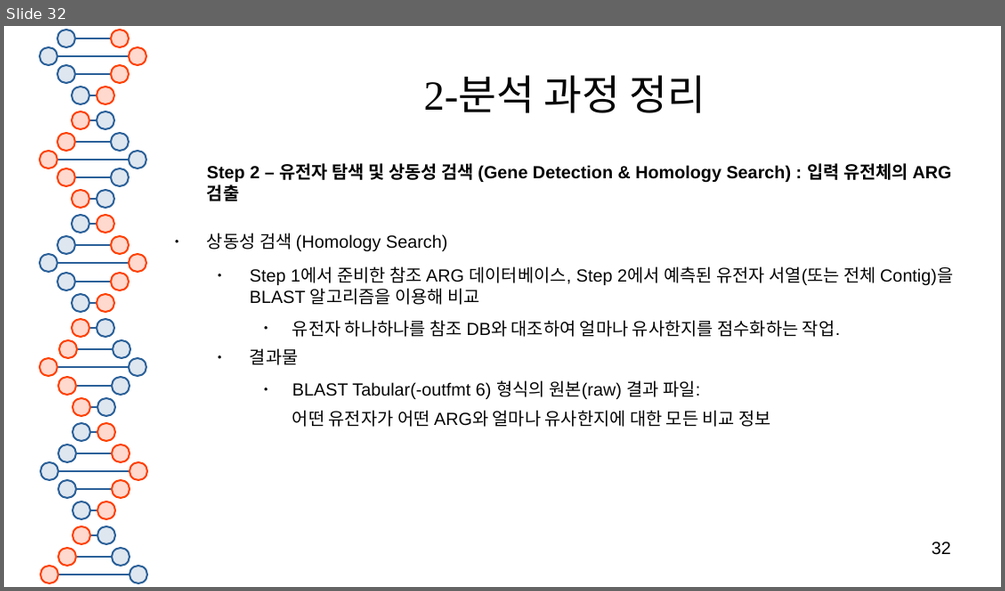
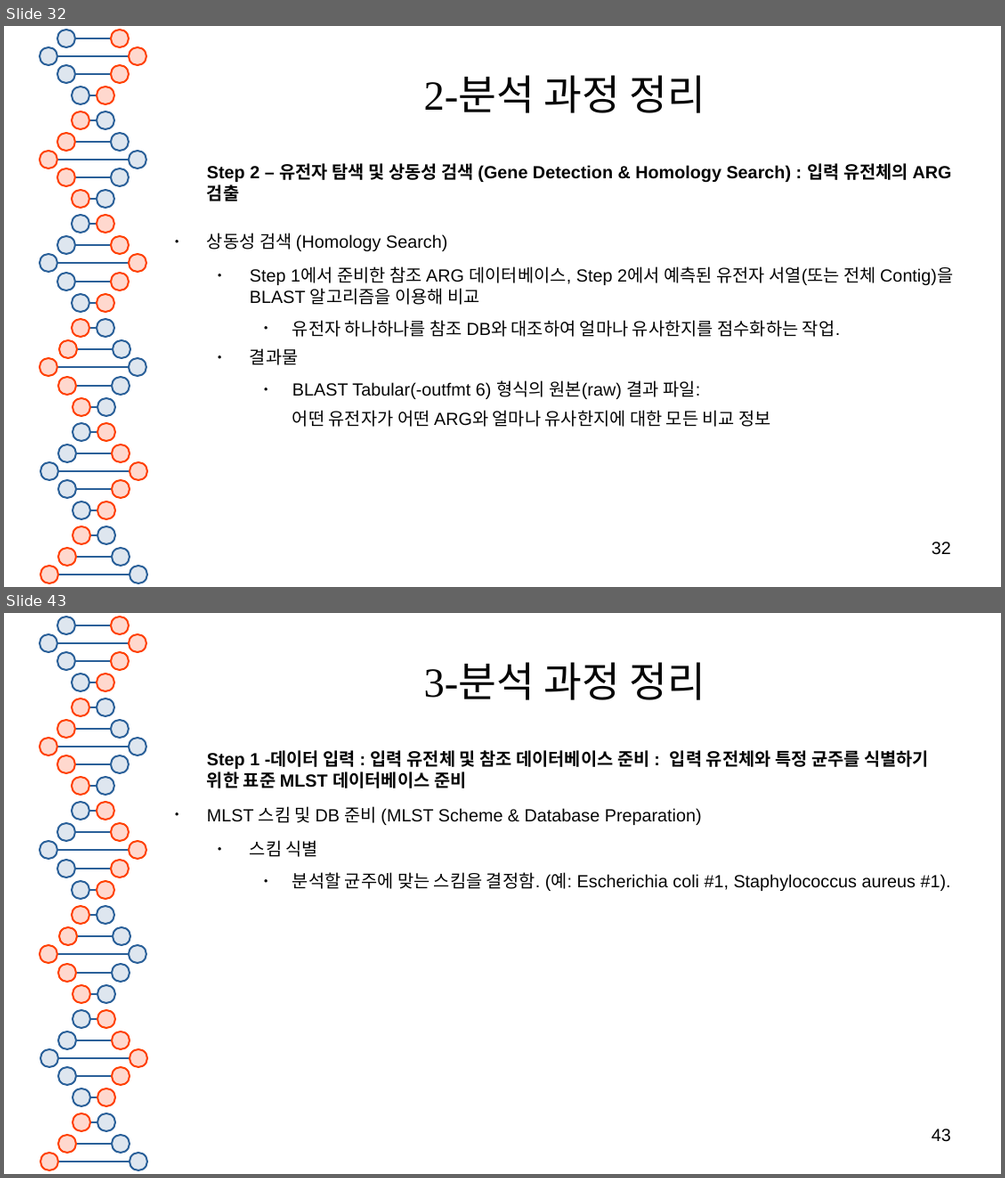
Before and after one commit to SHINKHO/bioinformatics_phase, a slide deck: docs/bioinformatics툴_분석.odp. Shown one above the other, each under a label of ours: slide 32 before the commit, slides 32 and 43 after it; the slides between them are not shown. The pictures are 1005x591 and 1005x1178 pixels, drawn with LibreOffice and Linux fonts; fonts in the diff are those of the drawing. Boxes give left, top, right and bottom in pixels: in the first picture for what was removed or moved away, otherwise in the second. Text is boxed around its words. In the diff, an @@ line names an element or a change of style, - is before the commit and + after.

```diff
--- a/docs/bioinformatics툴_분석.odp
+++ b/docs/bioinformatics툴_분석.odp
@@ slide 43 added at (4, 613, 1001, 1174), background #FFFFFF; not listed: 81 template elements that a slide beside it also shows @@
@@ title added at (424, 662, 706, 700), 33 pt, text #050505 @@
+3-분석 과정 정리
@@ text added at (207, 750, 951, 891), 14 pt, text #050505 @@
+Step 1 -데이터 입력 : 입력 유전체 및 참조 데이터베이스 준비 : 입력 유전체와 특정 균주를 식별하기 위한 표준 MLST 데이터베이스 준비
+● MLST 스킴 및 DB 준비 (MLST Scheme & Database Preparation)
+  ● 스킴 식별
+    ● 분석할 균주에 맞는 스킴을 결정함. (예: Escherichia coli #1, Staphylococcus aureus #1).
@@ page number added at (931, 1128, 951, 1142), 14 pt, text #000000 @@
+43
```
Also in this commit, not shown: 2 slides changed, 25 other slides added, 1 other file.
